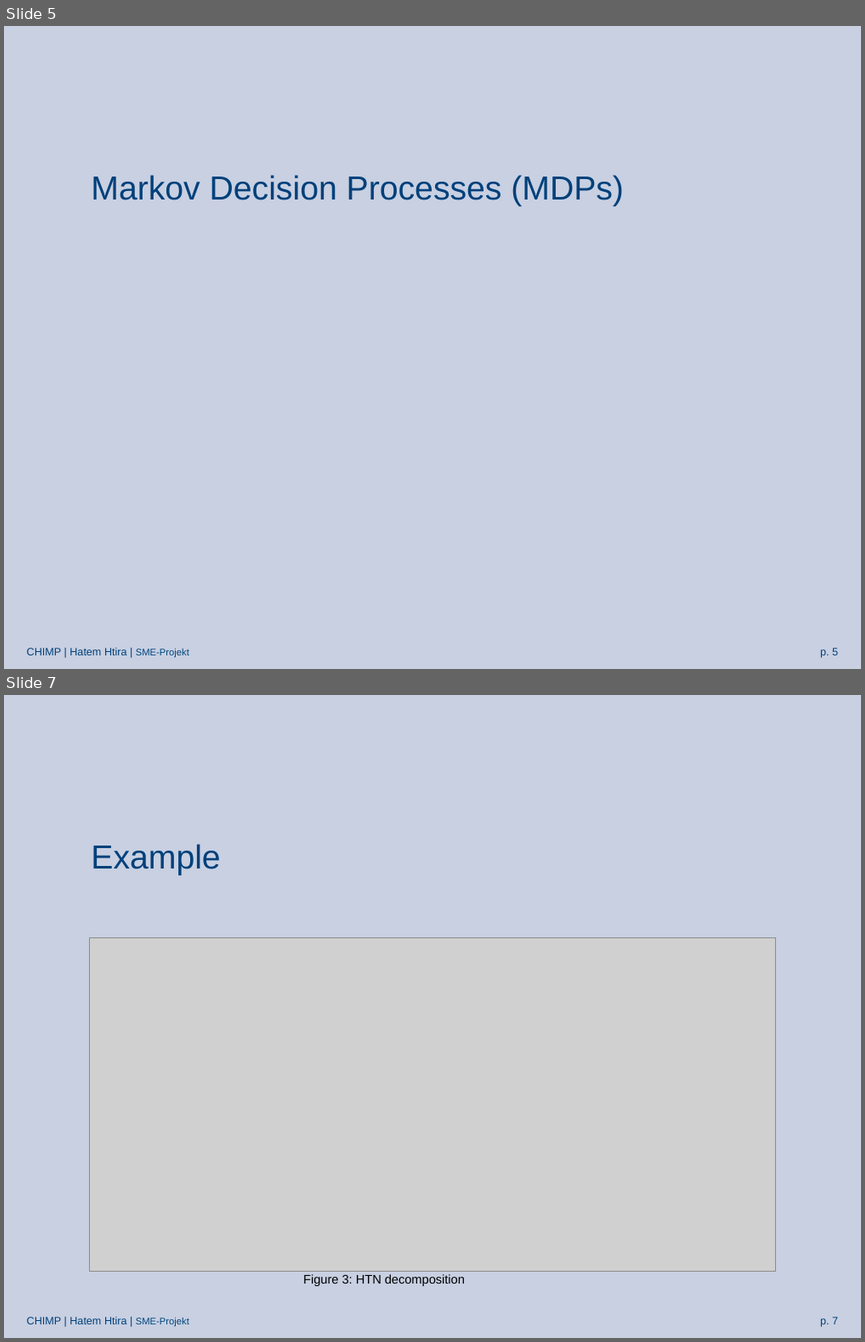
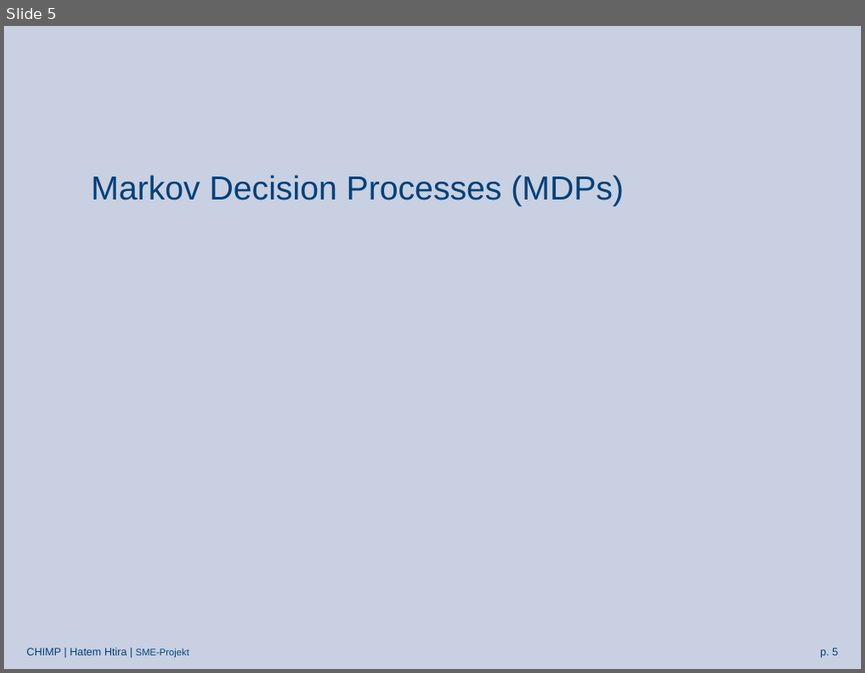
Before and after one commit to htiraHatem/CHIMP_MDP, a slide deck: HTN2MDP presentation.pptx. Shown one above the other, each under a label of ours: slides 5 and 7 before the commit, slide 5 after it; the slides between them are not shown. The pictures are 865x1342 and 865x673 pixels, drawn with LibreOffice and Linux fonts; fonts in the diff are those of the drawing; grey boxes stand for pictures; background and template pictures are left out. Boxes give left, top, right and bottom in pixels: in the first picture for what was removed or moved away, otherwise in the second. Text is boxed around its words. In the diff, an @@ line names an element or a change of style, - is before the commit and + after.

```diff
--- a/HTN2MDP presentation.pptx
+++ b/HTN2MDP presentation.pptx
@@ slide 7 removed at bbox=[4, 695, 861, 1338], background picture (left out); not listed: 2 template elements that a slide beside it also shows @@
@@ title removed at bbox=[91, 844, 220, 875] @@
-Example
@@ picture removed at bbox=[89, 937, 775, 1270] @@
@@ text removed at bbox=[303, 1274, 465, 1286] @@
-Figure 3: HTN decomposition
```
Also in this commit, not shown: 15 slides changed.
